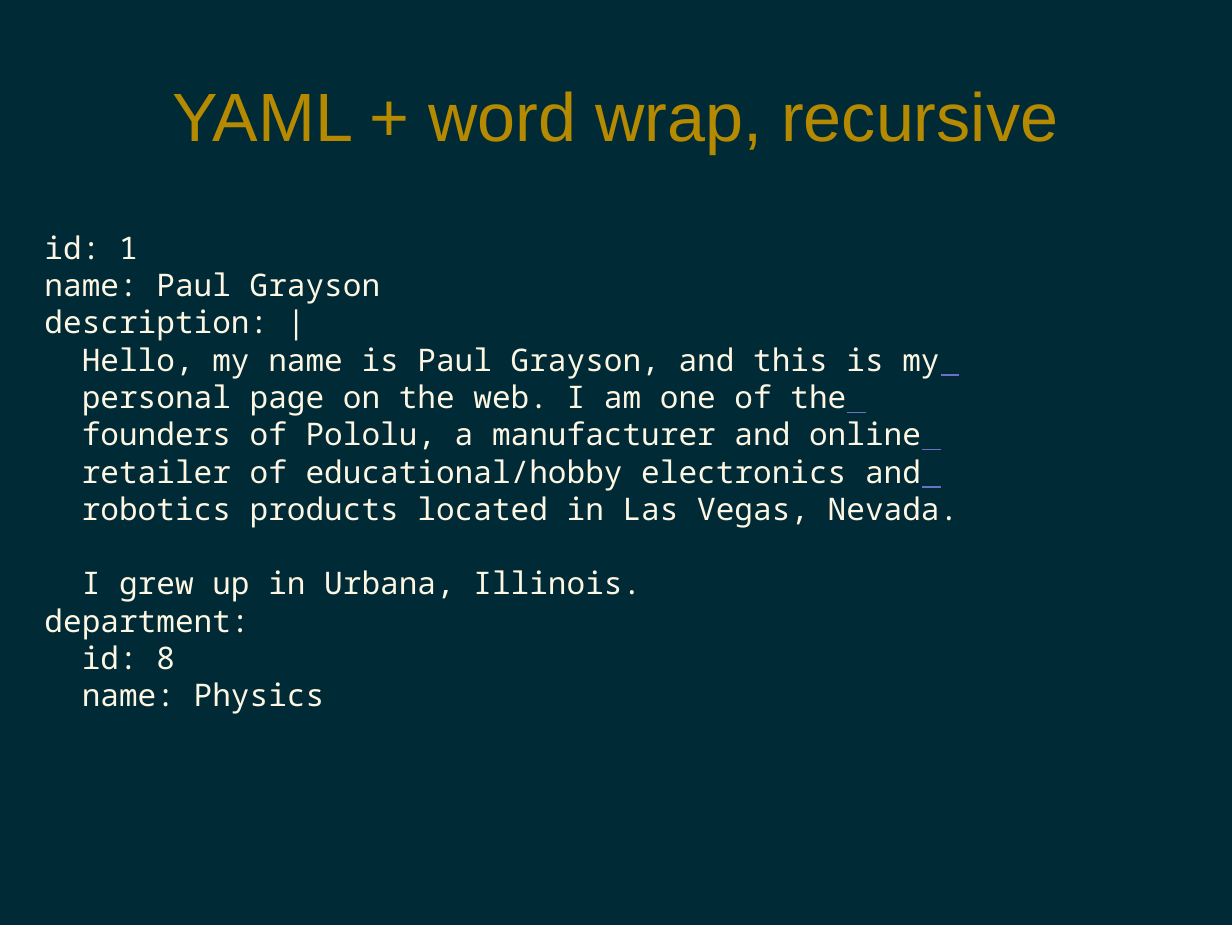
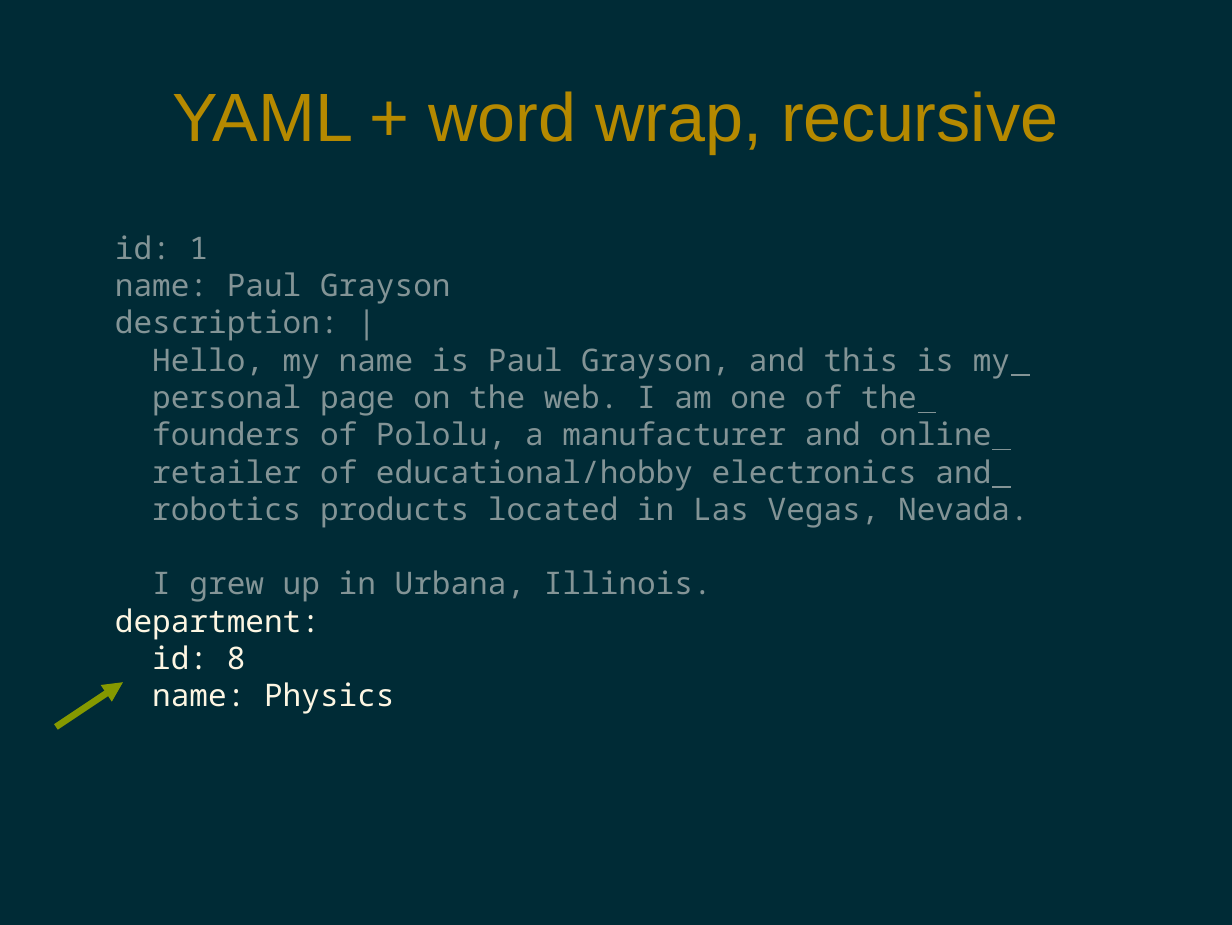
Before and after one commit to pdg137/tracking-pres, a slide deck: slide 6 of tracking.odp (slide 7 before the commit). Drawn at 1232x925 pixels with LibreOffice and Linux fonts; fonts in the diff are those of the drawing. Boxes give left, top, right and bottom in pixels: in the first picture for what was removed or moved away, otherwise in the second. Text is boxed around its words. In the diff, an @@ line names an element or a change of style, - is before the commit and + after.

```diff
--- a/tracking.odp
+++ b/tracking.odp
@@ text "id: 1": place and size @@
-text "id: 1" at (44,235,959,714)
+text "id: 1" at (115,235,1029,714)
@@ text at (115,235,1029,602): text colour #FDF6E3 to #839496 @@
@@ arrow added from (56, 727) to (123, 682), #859900 4.31 pt @@
```
Also in this commit, not shown: 1 other slide changed, 2 slides added, 1 slide removed.
